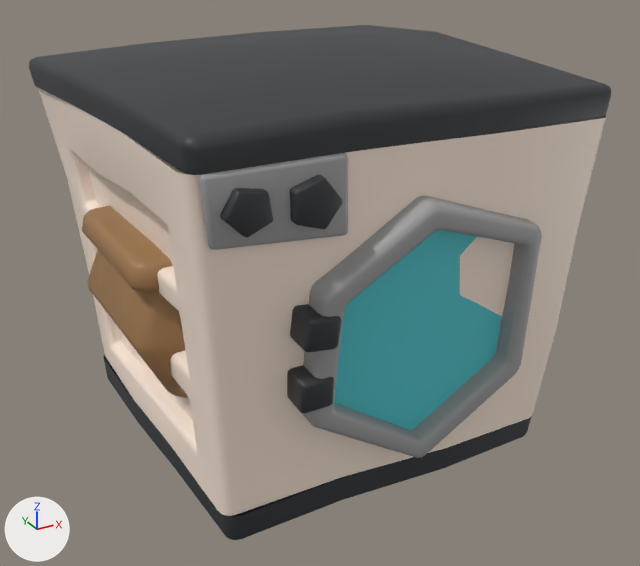
Before and after pictures for a commit that changed the FBX model Assets/Props - FBX/props_dryingMachine.fbx.
Rendered twice from a camera (50 mm lens) standing at (-1.54, -2.94, 2.04) and looking at (0.04, -0.08, 0.61). The axes (+X, +Y, +Z) are drawn at lower left. The lights are the same throughout. The first picture is the older version. Where no turn or scale is listed for an object, it has been applied to the vertices. Vertices at exactly the same position are counted once.

Names of what the first picture shows: 'Cube.001', 'dryingMachine'.
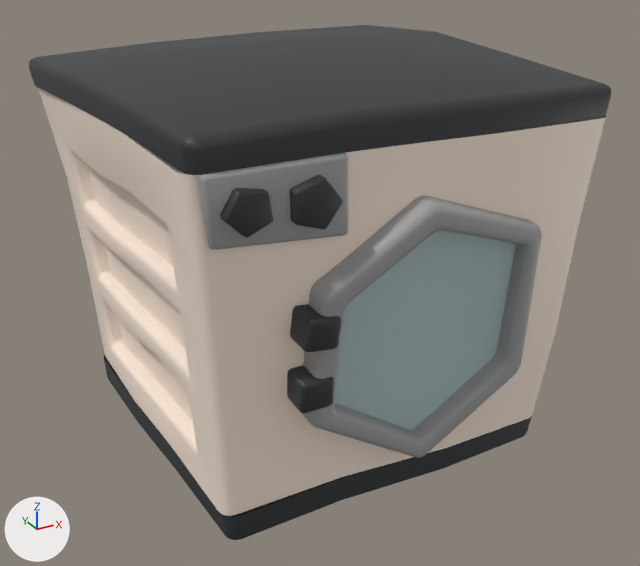
Where the newer file only moved an object's origin or applied its transform, the numbers keep the older frame.

What differs and where, as boxes [x1, y1, x2, y2] in the pictures (640 x 566 px; the box of a moved part takes in the faces that stretch with it):
'dryingMachine', recoloured, reshaped: [29, 25, 611, 540] in both
'Cube.001', deleted: before [82, 205, 188, 398]
part 1 of me_cube_015, moved or reshaped: before [426, 230, 502, 349]; after [426, 230, 516, 349]

The edits, one by one:
Material 'blue' (mat_blue) changes colour from cyan #52cad2 to pale blue #b5ced2; in linear values from (0.0846, 0.592, 0.643) to (0.463, 0.618, 0.643).
me_cube_015 is used by ob_dryingmachine; location (0.0, 0.0, 0.0).
Verts and faces of me_cube_015; kept vertices keep their numbers, new ones are numbered from 1067.
Before the commit, vertices of me_cube_015: 1009 (0.42, -0.72, 0.51) at pixel (496, 349), 1011 (0.43, -0.75, 0.93) at pixel (513, 244), 1012 (0.41, -0.75, 0.96), 1013 (0.42, -0.75, 0.95), 1023 (0.05, -0.78, 1.08).
Before the commit, vertices of me_cube_015: 1066 (0.09, -0.74, 0.68) at pixel (426, 329).
me_cube_015 had 1067 vertices, 976 faces and spanned x -0.82..0.83, y -0.85..0.87, z -0.02..1.51.
me_cube_015 now has 1070 vertices, 976 faces and spans x -0.82..0.83, y -0.85..0.87, z -0.02..1.51.
Part 1, on me_cube_015:
Faces deleted: (1011, 1013, 1012, 1066), (1009, 1011, 1066), (1012, 1023, 1066).
New vertex 1067 is at (0.43, -0.76, 0.93), pixel (515, 245).
New vertex 1068 is at (0.41, -0.77, 0.96).
New vertex 1069 is at (0.42, -0.76, 0.95).
New faces: (1066, 1067, 1069, 1068), (1009, 1067, 1066), (1023, 1066, 1068) (mat_blue (pale blue #b5ced2)).
Object 'Cube.001' (ob_cube_001) is deleted.
